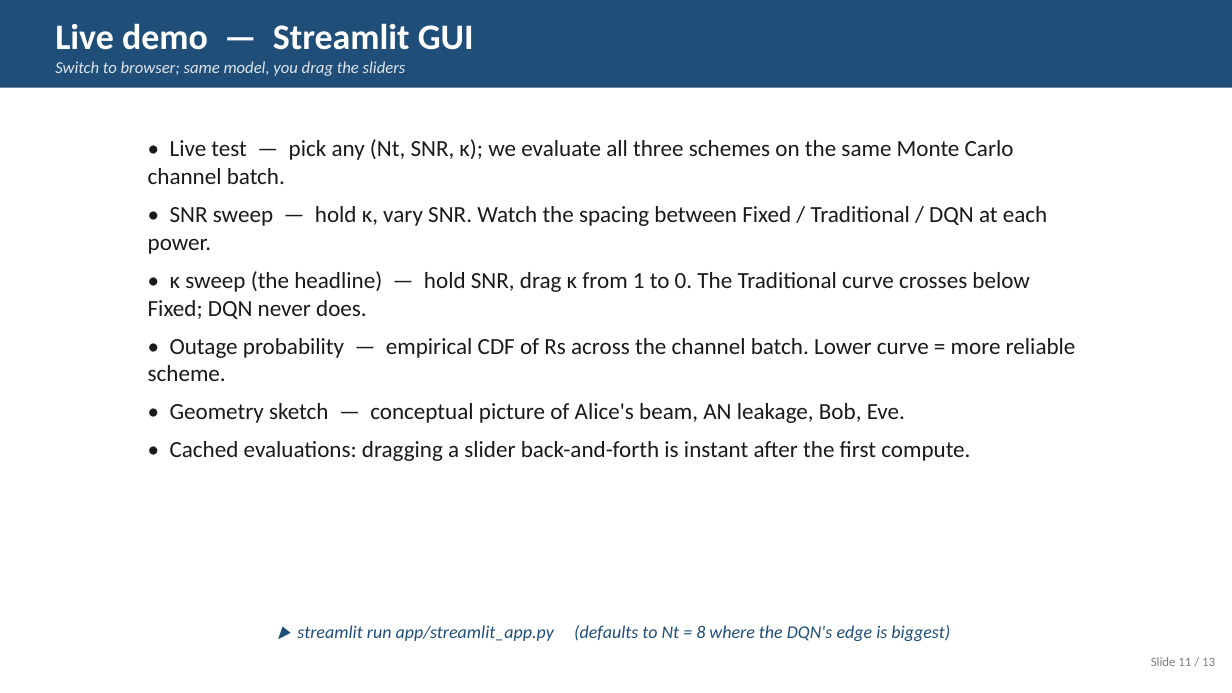
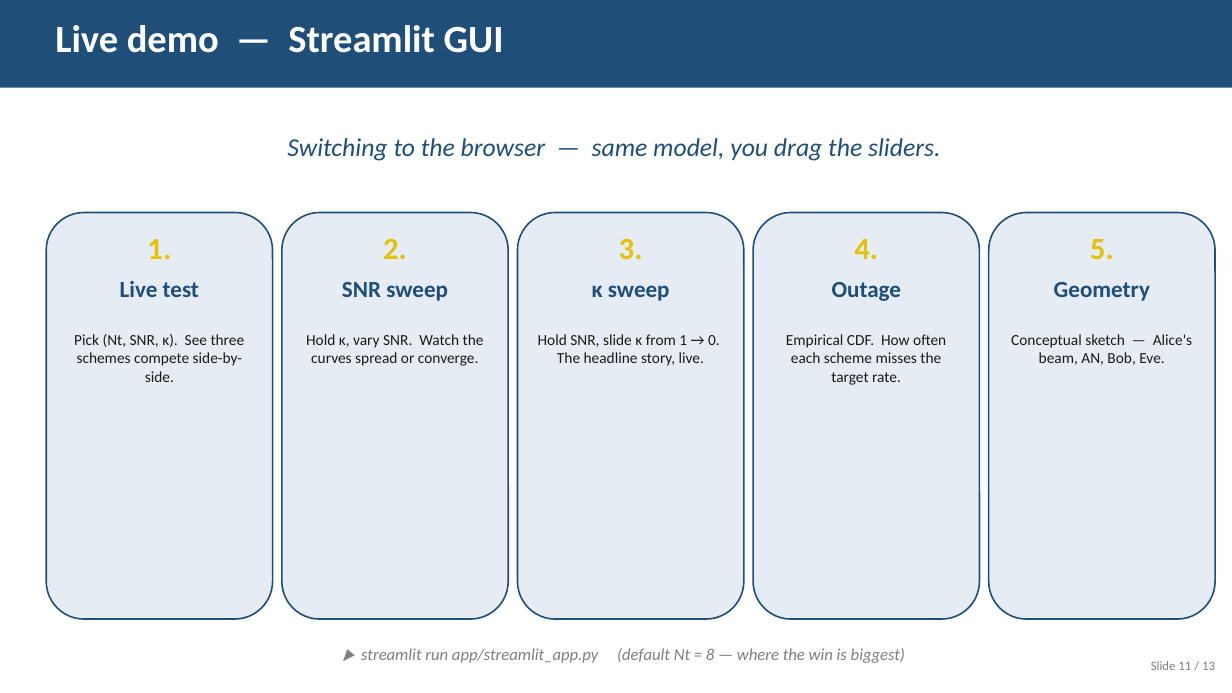
Before and after one commit to kryptbakar/DQN-Enhanced-Adaptive-Artificial-Noise-Power-Allocation, a slide deck: slide 11 of report/slides.pptx. Drawn at 1232x693 pixels with LibreOffice and Linux fonts; fonts in the diff are those of the drawing. Boxes give left, top, right and bottom in pixels: in the first picture for what was removed or moved away, otherwise in the second. Text is boxed around its words. In the diff, an @@ line names an element or a change of style, - is before the commit and + after.

Commit message:
redesign slide deck — visual cards, fewer formulas, classroom-friendly
The previous deck packed too much math and dense bullets per slide for a
10-12 minute talk in front of a mixed audience (instructor + classmates).
This pass restructures the same 13-slide flow around visual cards, larger
type, and one-idea-per-slide.

Per-slide changes:
- Slide 1: cleaner title, accent strip, larger paper title.
- Slide 2 (problem): story-first, no inline math; 5 short bullets.
- Slide 3 (system model): three coloured cards for Alice / Bob / Eve;
  only the imperfect-CSI equation kept, embedded as a rendered PNG.
- Slide 4 (classical answers): two side-by-side cards (Fixed vs
  Traditional) with pros/cons rather than equations.
- Slide 5 (failure mode): full-bleed figure, single-sentence caption.
- Slide 6 (our approach): three idea blocks (Reframe / Two key inputs /
  Single deployable model) instead of architecture details.
- Slide 7 (state + action): icons for the seven state items, one
  rendered equation for the alignment cue, two cards for action and
  network. Formula-density way down.
- Slide 8 (training): training curve on the left, three 'stat' cards
  (7000 episodes, ~38 s, three Nt) replacing the dense hyperparam list.
- Slides 9 + 10: same plot story but trimmed captions.
- Slide 11 (demo cue): five compact tab cards with icon + name + 1-line
  description.
- Slide 12 (takeaways): three coloured cards (Problem / Fix / Outcome)
  instead of a long bullet list.
- Slide 13: thank-you, unchanged.

Reduces visible formula count from a dozen-plus inline strings to two
rendered PNGs (CSI model on slide 3, alignment on slide 7) — math is
still present where it earns its place, but the deck reads as a
presentation, not a paper.

```diff
--- a/report/slides.pptx
+++ b/report/slides.pptx
@@ text "Live demo — Streamlit GUI" at <box>55,25,504,53</box>: size 28 to 30 pt @@
@@ text at <box>55,61,406,76</box>: paragraph removed @@
-Switch to browser; same model, you drag the sliders
@@ text at <box>287,138,941,161</box>: text changed; size 18 to 20 pt; text colour #1A1A1A to #1F4E79; italic on @@
-• Live test — pick any (Nt, SNR, κ); we evaluate all three schemes on the same Monte Carlo channel batch.
-• SNR sweep — hold κ, vary SNR. Watch the spacing between Fixed / Traditional / DQN at each power.
-• κ sweep (the headline) — hold SNR, drag κ from 1 to 0. The Traditional curve crosses below Fixed; DQN never does.
-• Outage probability — empirical CDF of Rs across the channel batch. Lower curve = more reliable scheme.
-• Geometry sketch — conceptual picture of Alice's beam, AN leakage, Bob, Eve.
-• Cached evaluations: dragging a slider back-and-forth is instant after the first compute.
+Switching to the browser — same model, you drag the sliders.
@@ rounded rectangle added at <box>46,213,273,619</box>, fill #E5ECF3, outline #1F4E79 1.25 pt @@
@@ text added at <box>147,239,171,259</box>, 24 pt, text #E5C107, bold @@
+1.
@@ rounded rectangle added at <box>282,213,508,619</box>, fill #E5ECF3, outline #1F4E79 1.25 pt @@
@@ text added at <box>383,239,407,259</box>, 24 pt, text #E5C107, bold @@
+2.
@@ rounded rectangle added at <box>518,213,744,619</box>, fill #E5ECF3, outline #1F4E79 1.25 pt @@
@@ text added at <box>619,239,643,260</box>, 24 pt, text #E5C107, bold @@
+3.
@@ rounded rectangle added at <box>753,213,980,619</box>, fill #E5ECF3, outline #1F4E79 1.25 pt @@
@@ text added at <box>854,239,878,259</box>, 24 pt, text #E5C107, bold @@
+4.
@@ rounded rectangle added at <box>989,213,1215,619</box>, fill #E5ECF3, outline #1F4E79 1.25 pt @@
@@ text added at <box>1090,239,1114,260</box>, 24 pt, text #E5C107, bold @@
+5.
@@ text added at <box>120,281,199,297</box>, 18 pt, text #1F4E79, bold @@
+Live test
@@ text added at <box>342,282,448,301</box>, 18 pt, text #1F4E79, bold @@
+SNR sweep
@@ text added at <box>592,285,670,301</box>, 18 pt, text #1F4E79, bold @@
+κ sweep
@@ text added at <box>832,282,901,301</box>, 18 pt, text #1F4E79, bold @@
+Outage
@@ text added at <box>1054,282,1150,301</box>, 18 pt, text #1F4E79, bold @@
+Geometry
@@ text added at <box>74,334,245,382</box>, 12 pt, text #1A1A1A @@
+Pick (Nt, SNR, κ). See three schemes compete side-by-side.
@@ text added at <box>306,334,484,366</box>, 12 pt, text #1A1A1A @@
+Hold κ, vary SNR. Watch the curves spread or converge.
@@ text added at <box>538,334,720,366</box>, 12 pt, text #1A1A1A @@
+Hold SNR, slide κ from 1 → 0. The headline story, live.
@@ text added at <box>786,334,946,385</box>, 12 pt, text #1A1A1A @@
+Empirical CDF. How often each scheme misses the target rate.
@@ text added at <box>1011,334,1192,365</box>, 12 pt, text #1A1A1A @@
+Conceptual sketch — Alice's beam, AN, Bob, Eve.
@@ text at <box>361,648,905,663</box>: text changed; size 14 to 13 pt; text colour #1F4E79 to #7F7F7F @@
-▶ streamlit run app/streamlit_app.py (defaults to Nt = 8 where the DQN's edge is biggest)
+▶ streamlit run app/streamlit_app.py (default Nt = 8 — where the win is biggest)
@@ text "Slide 11 / 13": place and size @@
-text "Slide 11 / 13" at <box>1151,657,1215,666</box>
+text "Slide 11 / 13" at <box>1151,661,1215,670</box>
```
Also in this commit, not shown: 7 other slides changed, 5 slides added, 5 slides removed, 1 other file.
